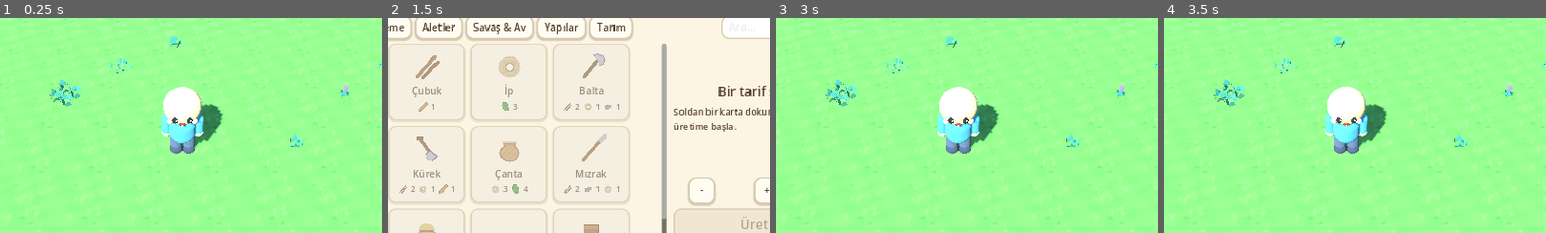
Above: before the commit, frames 1-4 (left to right).
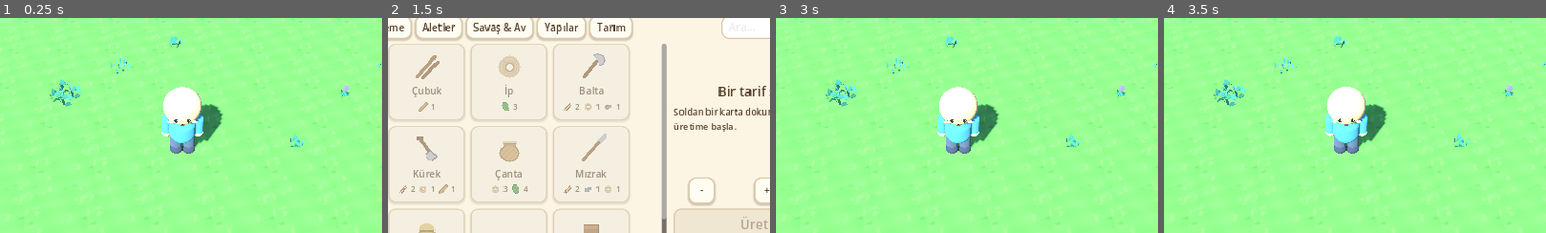
Above: after the commit, the same moments.

Repository: ozcinarece/Rable
Game: Godot game, scene res://scenes/World3D.tscn
Same seed, same stepped clock (60 frames per second), same inputs: the game is played once before the commit and once after it.
Inputs (mouse positions are % of the whole screen's width and height, from its top left):
- Up to frame 1 (0.25 s): no input
- Up to frame 2 (1.5 s): click (4, 6) at 0.5 s; click (4, 17) at 1.25 s
- Up to frame 3 (3 s): click (77, 22) at 2.02 s; type "12" at 2.1 s; click "Yeni Oyun" at 2.75 s
- Up to frame 4 (3.5 s): no input
The pictures show only the part of the screen within x 26-76%, y 20-70%; the shares and areas given below are measured in that part.

The runs differ from the first frame. In frame 1, 0.1% of the frame differs, in the area x 43-57%, y 46-54%; in frame 2, nothing differs; in frame 3, 0.1%; in frame 4, 0.1%.

Commit message:
Sade tatli yuz: yuze yapisik kucuk oval gozler, tek isilti, minik agiz
Onceki gozler kure gibi disari firliyordu (patlak goz etkisi); artik
tum yuz parcalari z'de yassilastirilip yuze yapisik. Vitrin kamerasi
alcak acidan (yuz onden gorunur).

Co-Authored-By: Claude Fable 5 <noreply@anthropic.com>
Claude-Session: https://claude.ai/code/session_01F3YZhtJZEWdj71A8VFF7cL

Diff:
--- a/scripts/custom_character.gd
+++ b/scripts/custom_character.gd
@@ -73,36 +73,48 @@
 	head_inst.material_override = _mat(skin)
 	_head.add_child(head_inst)
 
-	# Yuz: iri parlak gozler + pembe yanaklar + gulen acik agiz
-	# (gozler percemin ALTINDA kalacak yukseklikte - yuz hep okunur)
+	# Yuz: mini karakterler gibi SADE ve yuze yapisik (disari firlamaz):
+	# kucuk oval gozler + ayni kosede minik isilti + hafif yanak + minik agiz
 	for side in [-1.0, 1.0]:
-		# Goz: dikey oval, koyu
+		# Goz: kucuk dikey oval, yuze yapisik (z'de yassi)
 		var eye := SphereMesh.new()
-		eye.radius = 0.023
-		eye.height = 0.06
+		eye.radius = 0.016
+		eye.height = 0.044
 		var eye_inst := MeshInstance3D.new()
 		eye_inst.mesh = eye
-		eye_inst.position = Vector3(side * 0.056, 0.10, 0.142)
-		eye_inst.material_override = _mat(Color(0.14, 0.12, 0.13))
+		eye_inst.position = Vector3(side * 0.048, 0.10, 0.148)
+		eye_inst.scale = Vector3(1, 1, 0.35)
+		eye_inst.material_override = _mat(Color(0.13, 0.11, 0.12))
 		_head.add_child(eye_inst)
-		# Goz parlamasi: minik beyaz nokta (canlilik verir)
-		_add_ball(_head, Vector3(side * 0.056 + 0.009, 0.115, 0.161),
-				0.0075, Color(0.99, 0.99, 0.99))
-		# Yanak pembesi
-		_add_ball(_head, Vector3(side * 0.098, 0.062, 0.118),
-				0.024, Color(0.99, 0.66, 0.62))
-	# Agiz: gulumseyen kucuk acik agiz (yassi oval)
+		# Isilti: iki gozde de ayni kosede tek minik nokta
+		var glint := SphereMesh.new()
+		glint.radius = 0.005
+		glint.height = 0.01
+		var glint_inst := MeshInstance3D.new()
+		glint_inst.mesh = glint
+		glint_inst.position = Vector3(side * 0.048 + 0.006, 0.112, 0.155)
+		glint_inst.material_override = _mat(Color(0.99, 0.99, 0.99))
+		_head.add_child(glint_inst)
+		# Yanak: soluk pembe, yassi, iyice yanda
+		var cheek := SphereMesh.new()
+		cheek.radius = 0.02
+		cheek.height = 0.028
+		var cheek_inst := MeshInstance3D.new()
+		cheek_inst.mesh = cheek
+		cheek_inst.position = Vector3(side * 0.094, 0.058, 0.122)
+		cheek_inst.scale = Vector3(1.2, 1, 0.35)
+		cheek_inst.material_override = _mat(Color(0.99, 0.74, 0.70))
+		_head.add_child(cheek_inst)
+	# Agiz: ortada, asagida, minicik koyu oval (yuze yapisik)
 	var mouth := SphereMesh.new()
-	mouth.radius = 0.024
-	mouth.height = 0.032
+	mouth.radius = 0.013
+	mouth.height = 0.018
 	var mouth_inst := MeshInstance3D.new()
 	mouth_inst.mesh = mouth
-	mouth_inst.position = Vector3(0, 0.052, 0.144)
-	mouth_inst.scale = Vector3(1.15, 1.0, 0.45)
-	mouth_inst.material_override = _mat(Color(0.52, 0.23, 0.20))
+	mouth_inst.position = Vector3(0, 0.048, 0.150)
+	mouth_inst.scale = Vector3(1.4, 1, 0.35)
+	mouth_inst.material_override = _mat(Color(0.42, 0.20, 0.18))
 	_head.add_child(mouth_inst)
-	# Dil: agzin icinde minik pembe detay
-	_add_ball(_head, Vector3(0, 0.044, 0.152), 0.011, Color(0.95, 0.55, 0.55))
 
 	# Sapka/sac/gozluk noktasi: kafa tabaninda (mini ile ayni cerceve)
 	head_attach = Node3D.new()
--- a/scripts/world3d.gd
+++ b/scripts/world3d.gd
@@ -177,6 +177,8 @@
 	player.set_hair("kut", Color(0.35, 0.22, 0.12))
 	player.set_hat("yok")
 	cam_distance = 0.58  # yakin cekim: sac/yuz detayi gorunsun
+	cam_pitch = 37.0     # alcak aci: yuz onden gorunsun
+	_apply_camera_angle()
 	var timer := get_tree().create_timer(4.0)
 	timer.timeout.connect(func():
 		var img := get_viewport().get_texture().get_image()
